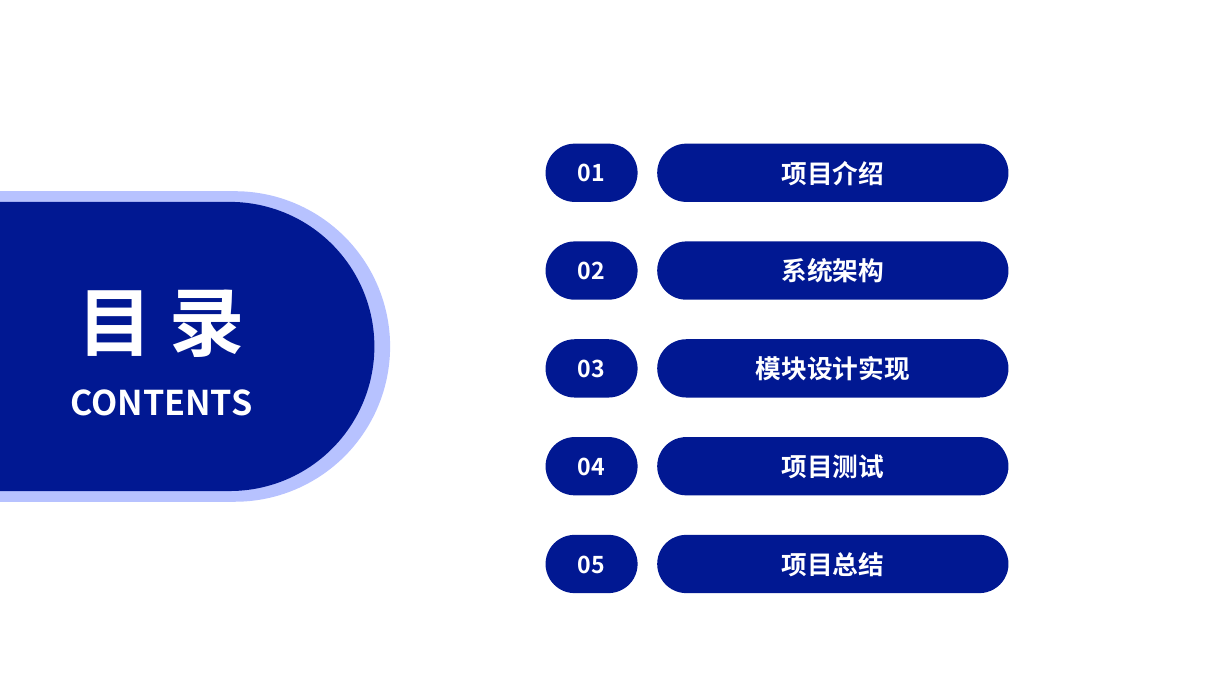
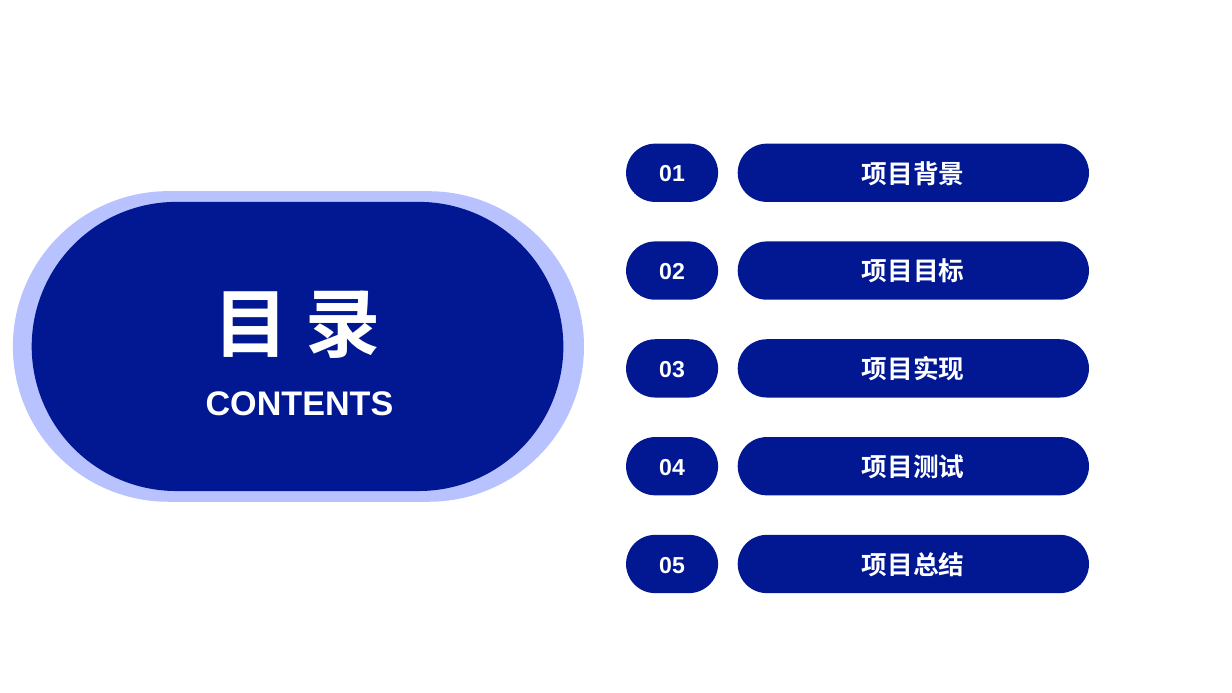
Before and after one commit to Leslie-1341/llama.cpp, a slide deck: slide 3 of docs/操作系统功能赛.pptx (slide 2 before the commit). Drawn at 1232x693 pixels with LibreOffice and Linux fonts; fonts in the diff are those of the drawing. Boxes give left, top, right and bottom in pixels: in the first picture for what was removed or moved away, otherwise in the second. Text is boxed around its words. In the diff, an @@ line names an element or a change of style, - is before the commit and + after.

```diff
--- a/docs/操作系统功能赛.pptx
+++ b/docs/操作系统功能赛.pptx
@@ text in rounded rectangle at box(862, 161, 965, 186): text changed; font Noto Sans CJK SC to Arial @@
-项目介绍
+项目背景
@@ rounded rectangle: place and size @@
-rounded rectangle at box(0, 191, 390, 502)
+rounded rectangle at box(13, 191, 584, 502)
@@ rounded rectangle: place and size @@
-rounded rectangle at box(0, 202, 374, 492)
+rounded rectangle at box(31, 202, 563, 492)
@@ 10 rounded rectangles: place and size @@
-10 rounded rectangles at box(545, 143, 1008, 593)
+10 rounded rectangles at box(627, 143, 1089, 593)
@@ text in rounded rectangle at box(862, 258, 965, 283): text changed; font Noto Sans CJK SC to Arial @@
-系统架构
+项目目标
@@ text "目 录": place and size @@
-text "目 录" at box(78, 289, 245, 357)
+text "目 录" at box(214, 290, 381, 358)
@@ text in rounded rectangle at box(862, 356, 965, 380): text changed; font Noto Sans CJK SC to Arial @@
-模块设计实现
+项目实现
@@ font Noto Sans CJK SC to Arial in 9 elements at box(738, 437, 1089, 495), box(738, 535, 1089, 593), box(627, 143, 719, 201), box(627, 241, 719, 299), box(627, 339, 719, 397), box(627, 437, 719, 495), box(627, 535, 719, 593), box(214, 290, 381, 358), box(206, 391, 394, 416) @@
@@ text "CONTENTS": place and size @@
-text "CONTENTS" at box(70, 389, 252, 416)
+text "CONTENTS" at box(206, 391, 394, 416)
```
Also in this commit, not shown: 27 other slides changed, 8 slides added, 11 slides removed, 3 other files.
